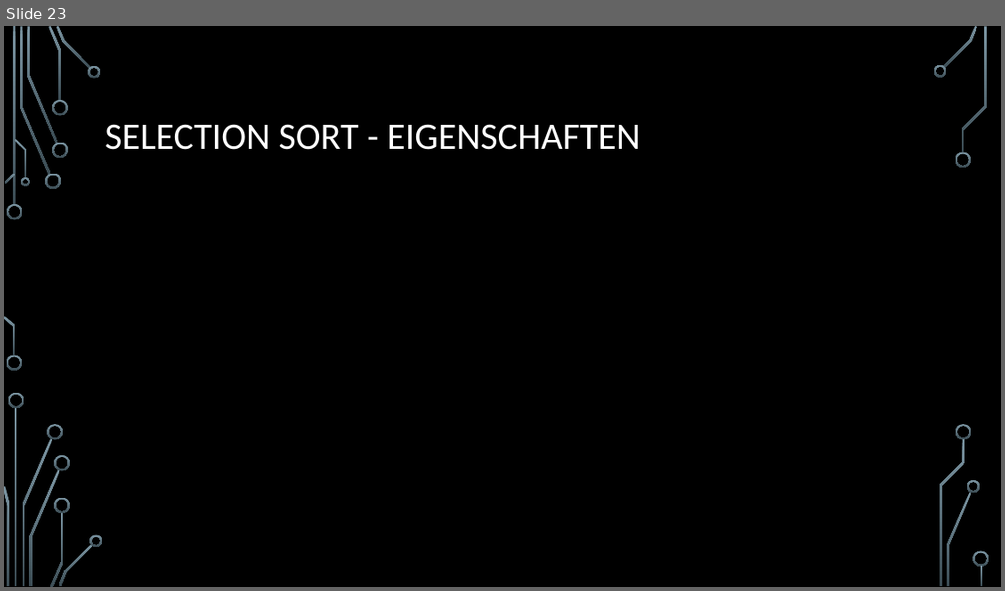
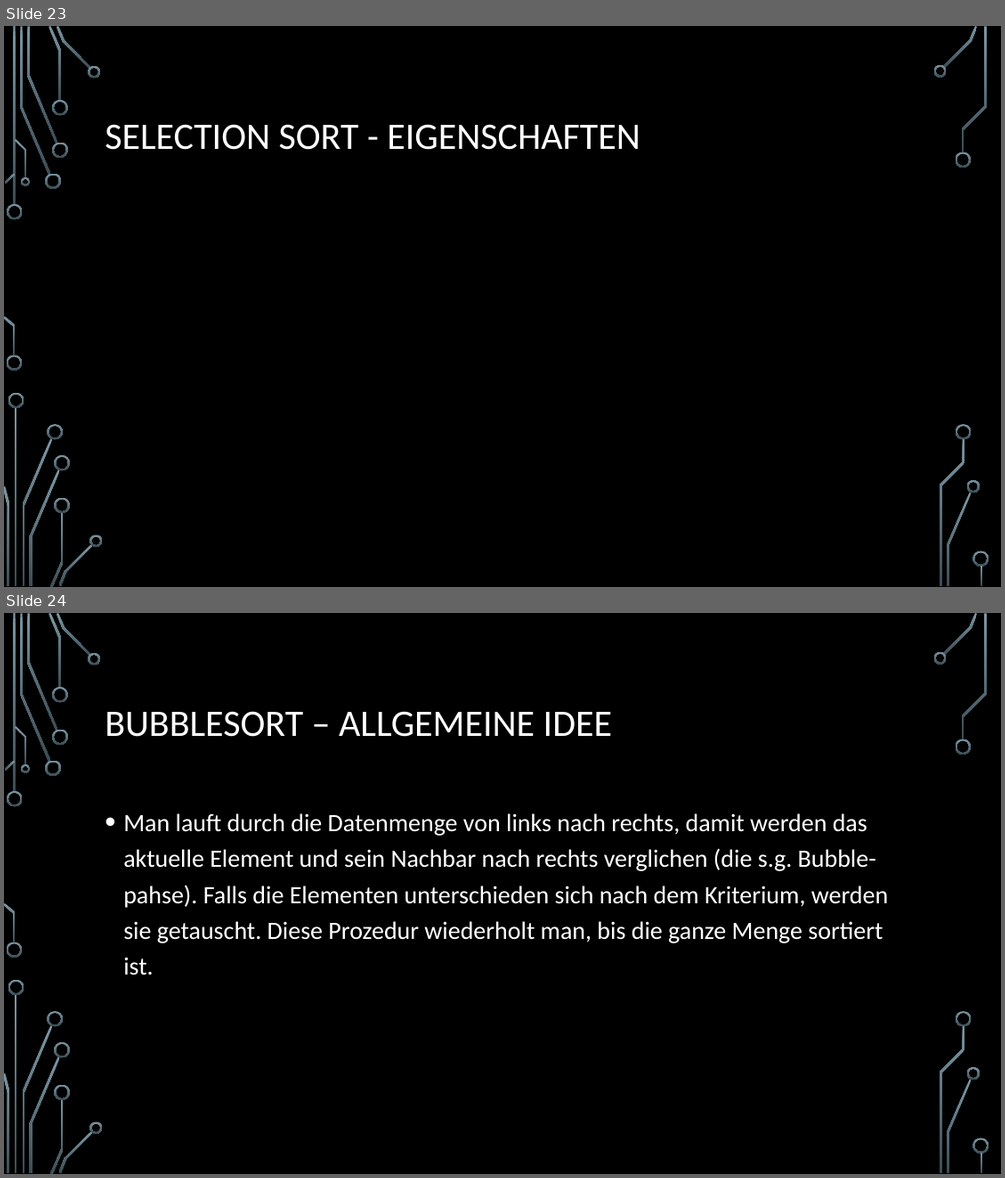
Before and after one commit to d-petrov/SortingAlgorithms, a slide deck: docs/sorting algorithms - presentation/Sortierverfahren.pptx. Shown one above the other, each under a label of ours: slide 23 before the commit, slides 23 and 24 after it. The pictures are 1005x591 and 1005x1178 pixels, drawn with LibreOffice and Linux fonts; fonts in the diff are those of the drawing; grey boxes stand for pictures; background and template pictures are left out. Boxes give left, top, right and bottom in pixels: in the first picture for what was removed or moved away, otherwise in the second. Text is boxed around its words. In the diff, an @@ line names an element or a change of style, - is before the commit and + after.

Commit message:
Added Bubblesort, Shellsort to docs and source, extended ignore

```diff
--- a/docs/sorting algorithms - presentation/Sortierverfahren.pptx
+++ b/docs/sorting algorithms - presentation/Sortierverfahren.pptx
@@ slide 24 added at bbox=[4, 613, 1001, 1174], background picture (left out); not listed: 36 template elements that a slide beside it also shows @@
@@ title added at bbox=[105, 711, 612, 737], 36 pt, text #FFFFFF @@
+BUBBLESORT – ALLGEMEINE IDEE
@@ text added at bbox=[123, 813, 888, 975], 24 pt, text #FFFFFF @@
+• Man lauft durch die Datenmenge von links nach rechts, damit werden das aktuelle Element und sein Nachbar nach rechts verglichen (die s.g. Bubble-pahse). Falls die Elementen unterschieden sich nach dem Kriterium, werden sie getauscht. Diese Prozedur wiederholt man, bis die ganze Menge sortiert ist.
```
Also in this commit, not shown: 1 slide changed, 5 other slides added, 1 slide removed, 16 other files.
